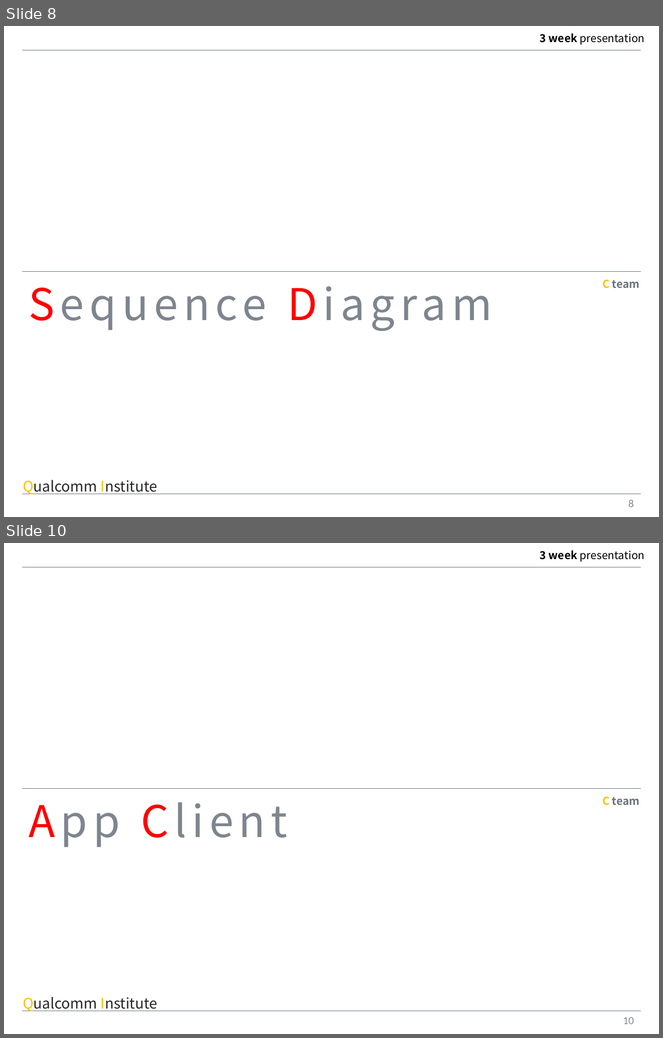
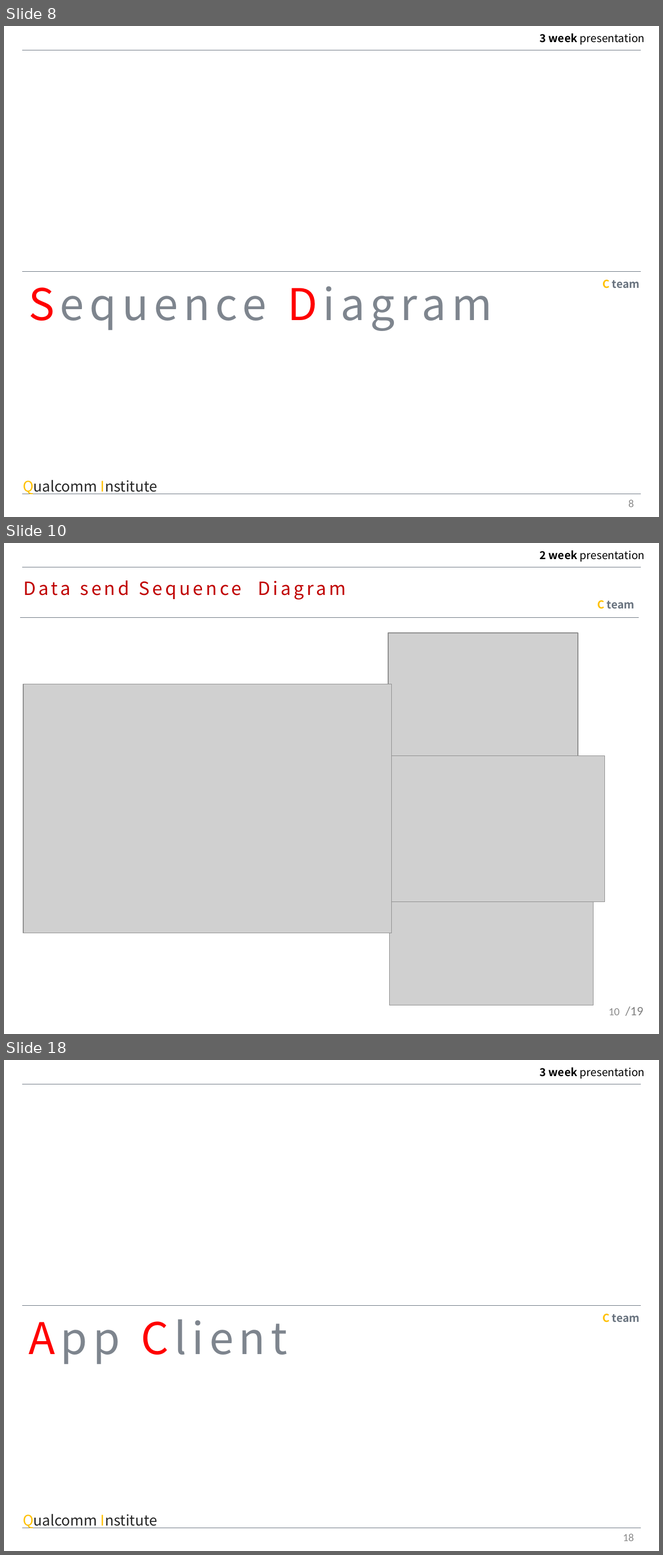
Before and after one commit to MAENGSOOHOON/summer2017IoT, a slide deck: 3week/ppt/3week.pptx. Shown one above the other, each under a label of ours: slides 8 and 10 before the commit, slides 8, 10 and 18 after it; the slides between them are not shown. The pictures are 663x1038 and 663x1555 pixels, drawn with LibreOffice and Linux fonts; fonts in the diff are those of the drawing; grey boxes stand for pictures; background and template pictures are left out. Boxes give left, top, right and bottom in pixels: in the first picture for what was removed or moved away, otherwise in the second. Text is boxed around its words. In the diff, an @@ line names an element or a change of style, - is before the commit and + after.

```diff
--- a/3week/ppt/3week.pptx
+++ b/3week/ppt/3week.pptx
@@ slide 10 added at (4, 543, 659, 1034), background #FFFFFF @@
@@ text added at (540, 550, 645, 562), 12 pt, text #000000 @@
+2 week presentation
@@ line added from (22, 566) to (641, 566), #68727E 0.25 pt @@
@@ text added at (23, 580, 346, 600), 20 pt, text #C00000 @@
+Data send Sequence Diagram
@@ text added at (597, 600, 635, 609), 12 pt, text #68727E, bold @@
+C team
@@ line added from (20, 618) to (639, 618), #68727E 0.25 pt @@
@@ picture added at (389, 633, 579, 756) @@
@@ picture added at (24, 684, 392, 933) @@
@@ picture added at (389, 756, 606, 902) @@
@@ picture added at (389, 902, 593, 1006) @@
@@ page number added at (609, 1008, 620, 1016), 12 pt, text #8C8C8C @@
+10
@@ text added at (625, 1007, 643, 1016), 14 pt, text #808080 @@
+/19
@@ what was slide 10 is now slide 18 @@
@@ page number at (623, 1534, 634, 1542): text changed @@
-10
+18
```
Also in this commit, not shown: 1 slide changed, 8 other slides added, 1 slide removed, 1 other file.
